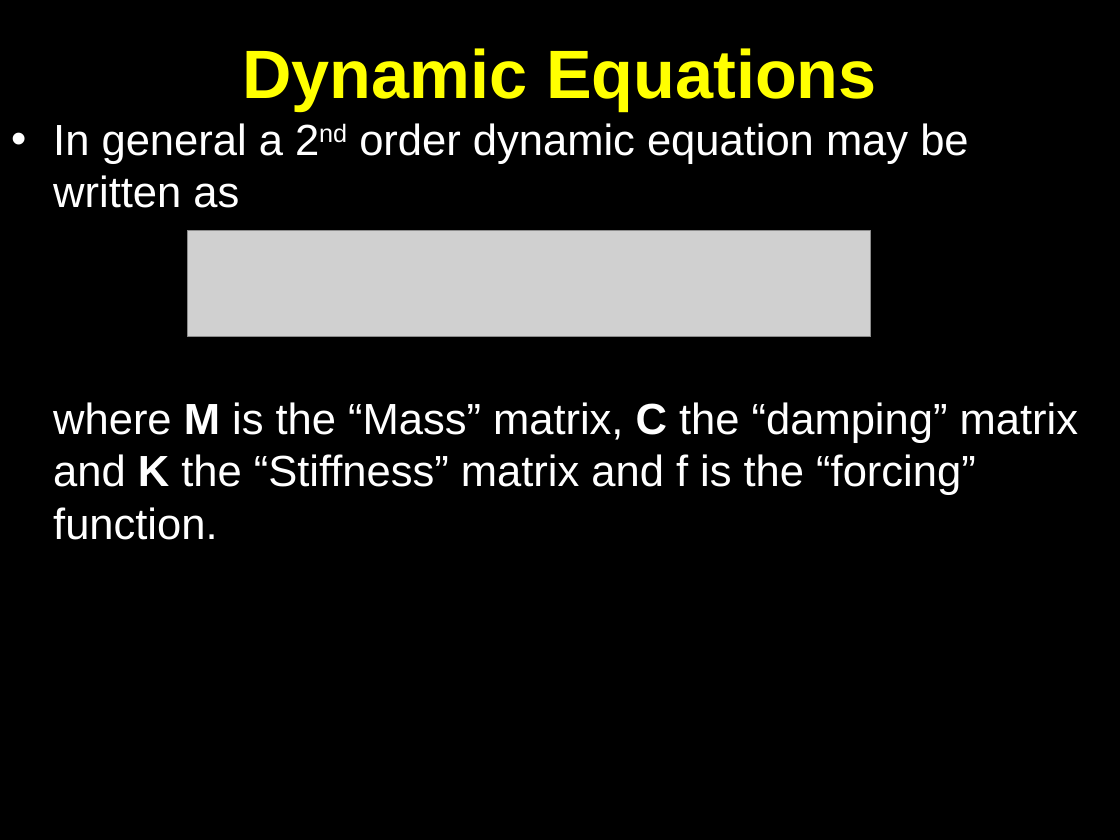
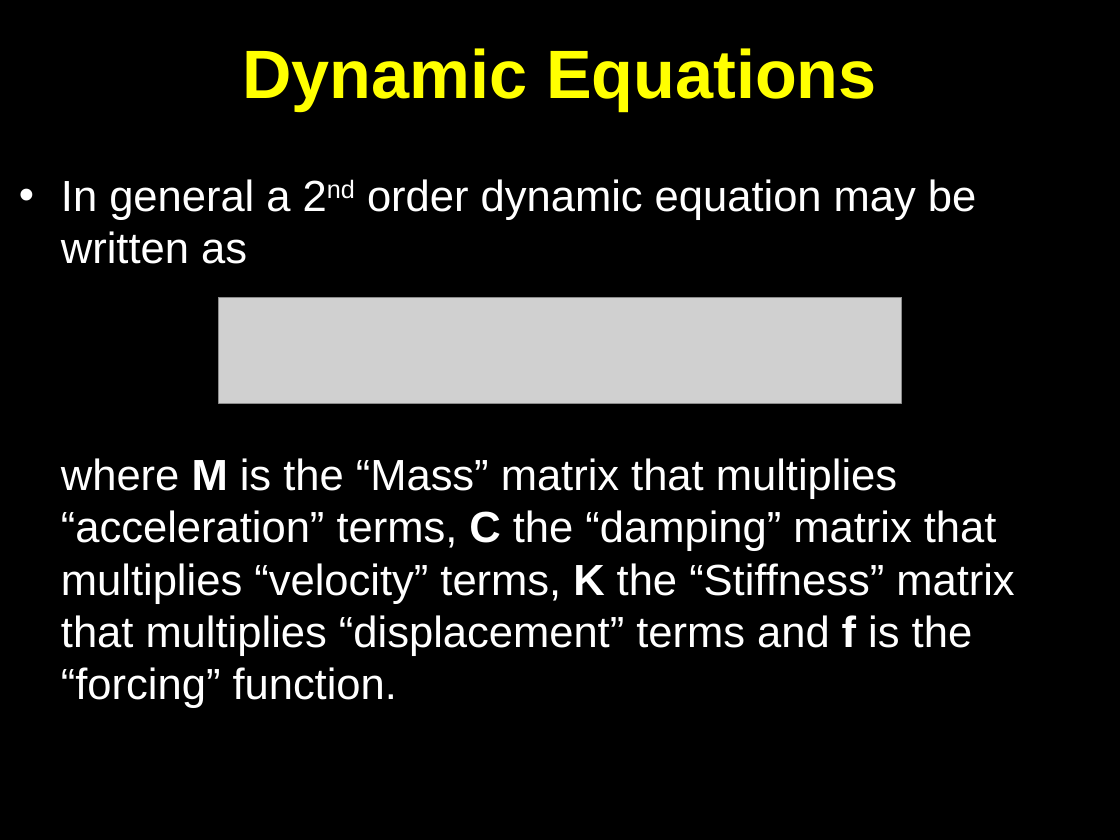
Before and after one commit to OpenCMISS/cm, a slide deck: slide 69 of doc/openCMISS.pptx (slide 62 before the commit). Drawn at 1120x840 pixels with LibreOffice and Linux fonts; fonts in the diff are those of the drawing; grey boxes stand for pictures. Boxes give left, top, right and bottom in pixels: in the first picture for what was removed or moved away, otherwise in the second. Text is boxed around its words. In the diff, an @@ line names an element or a change of style, - is before the commit and + after.

```diff
--- a/doc/openCMISS.pptx
+++ b/doc/openCMISS.pptx
@@ text "In general a 2nd order ..." moved from (x1=53, y1=123, x2=1078, y2=540) to (x1=61, y1=179, x2=1014, y2=708) @@
@@ picture moved from (x1=187, y1=231, x2=870, y2=337) to (x1=218, y1=297, x2=902, y2=403) @@
@@ text at (x1=61, y1=458, x2=1014, y2=708): text changed @@
-where M is the “Mass” matrix, C the “damping” matrix and K the “Stiffness” matrix and f is the “forcing” function.
+where M is the “Mass” matrix that multiplies “acceleration” terms, C the “damping” matrix that multiplies “velocity” terms, K the “Stiffness” matrix that multiplies “displacement” terms and f is the “forcing” function.
```
Also in this commit, not shown: 19 other slides changed, 12 slides added, 2 slides removed.
